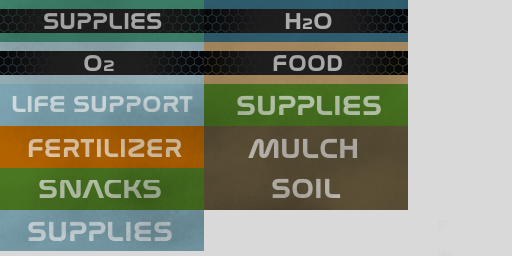
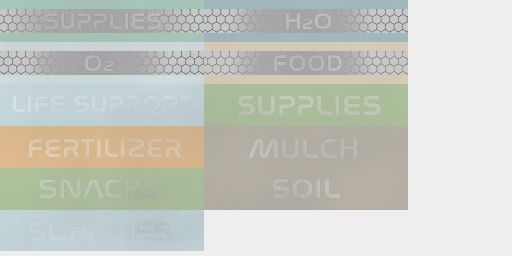
The second 512 x 256 image is a revision of the first. Changes to its layers:
moved "Shadows" into group "Diffuse" over [0, 0, 458, 256]
moved "SUPPLIES" into group "Diffuse" over [44, 13, 162, 29]
moved "H2O" into group "Diffuse" over [285, 13, 332, 29]
moved "MULCH" into group "Diffuse" over [248, 138, 358, 158]
moved "FERTILIZER" into group "Diffuse" over [28, 139, 182, 157]
moved "SUPPLIES #2" into group "Diffuse" over [237, 95, 381, 115]
moved "FOOD" into group "Diffuse" over [273, 55, 342, 71]
moved "O2" into group "Diffuse" over [84, 55, 114, 71]
moved "SUPPLIES #1" into group "Diffuse" over [28, 221, 172, 241]
moved "LIFE SUPPORT" into group "Diffuse" over [12, 96, 193, 112]
moved "SOIL" into group "Diffuse" over [272, 178, 341, 198]
moved "SNACKS" into group "Diffuse" over [39, 180, 161, 198]
moved "Hintergrund" into group "Diffuse" over [0, 0, 512, 256]
added layer "DIFF" over [0, 0, 512, 256]
